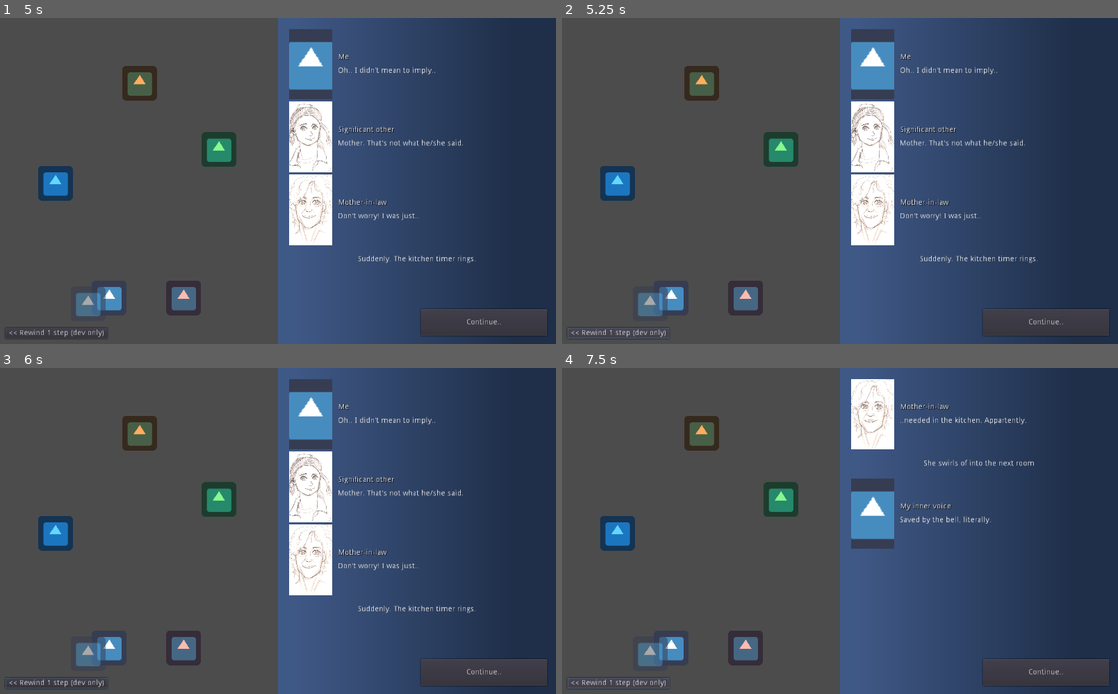
Above: before the commit, frames 1-4 (two rows, left to right).
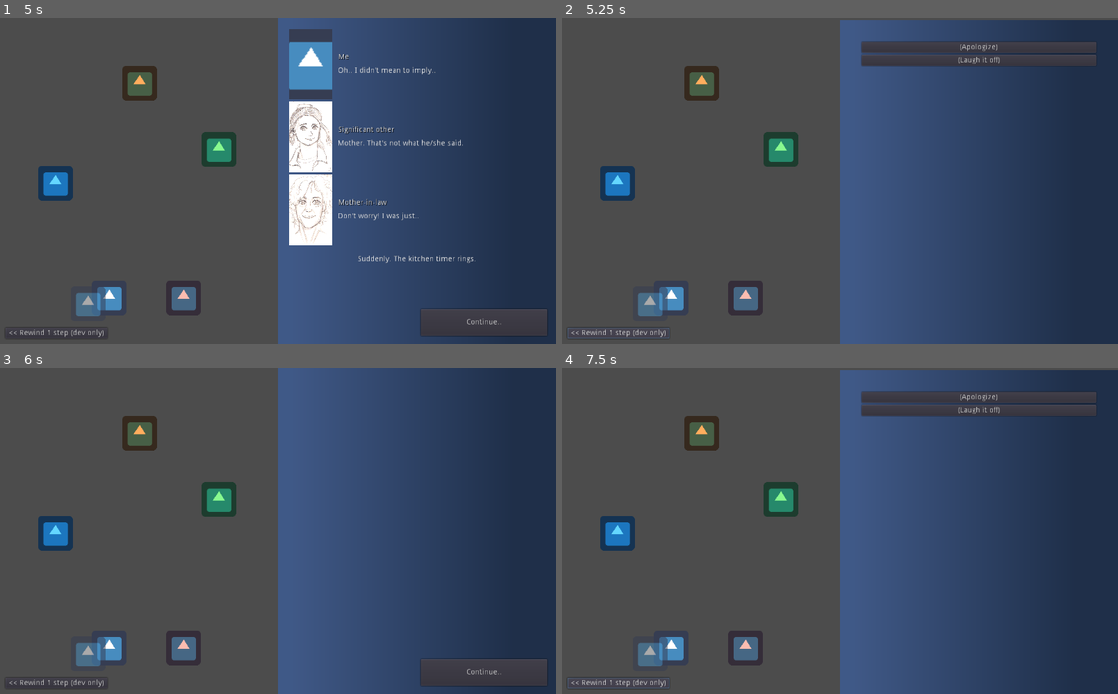
Above: after the commit, the same moments.

Repository: jordgubben/gw24-fam-andersson
Game: Godot game, scene res://FamilyDinner.tscn
Same seed, same stepped clock (60 frames per second), same inputs: the game is played once before the commit and once after it. The engine's default icon, where the game draws it, is replaced by a stand-in: a white triangle on a blue panel in a dark square.
Inputs (mouse positions are in pixels of both pictures, inside the frame that each line leads up to):
- Up to frame 1 (5 s): click "<< Rewind 1 step (dev only)" at 0.5 s; click "(Start the actuall story)" at 1.25 s; click "Continue.." at 2 s; click "It's great to finally meet my…" at 2.75 s; click "Continue.." at 3.5 s; click "(Apologize)" at 4.25 s
- Up to frame 2 (5.25 s): click "<< Rewind 1 step (dev only)" at 5 s
- Up to frame 3 (6 s): click (417, 410) at 5.75 s, where only the run after the commit has a clickable "(Laugh it off)"
- Up to frame 4 (7.5 s): click "Continue.." at 6.5 s; click "<< Rewind 1 step (dev only)" at 7.25 s

Frame 1 is identical in both runs. In frame 2, 9.5% of the frame differs, in the area x 50-100%, y 0-98%; in frame 3, 5.8%; in frame 4, 7.6%.

Commit message:
Show options when rewinding

Diff:
--- a/Conversation.gd
+++ b/Conversation.gd
@@ -69,7 +69,7 @@
 
 func rewind_one_step():
 	_passed_segments.pop_back()
-	self.populate_options()
+	self.pressent_options()
 
 func pressent_options():
 	_narrative_panel.visible = false
